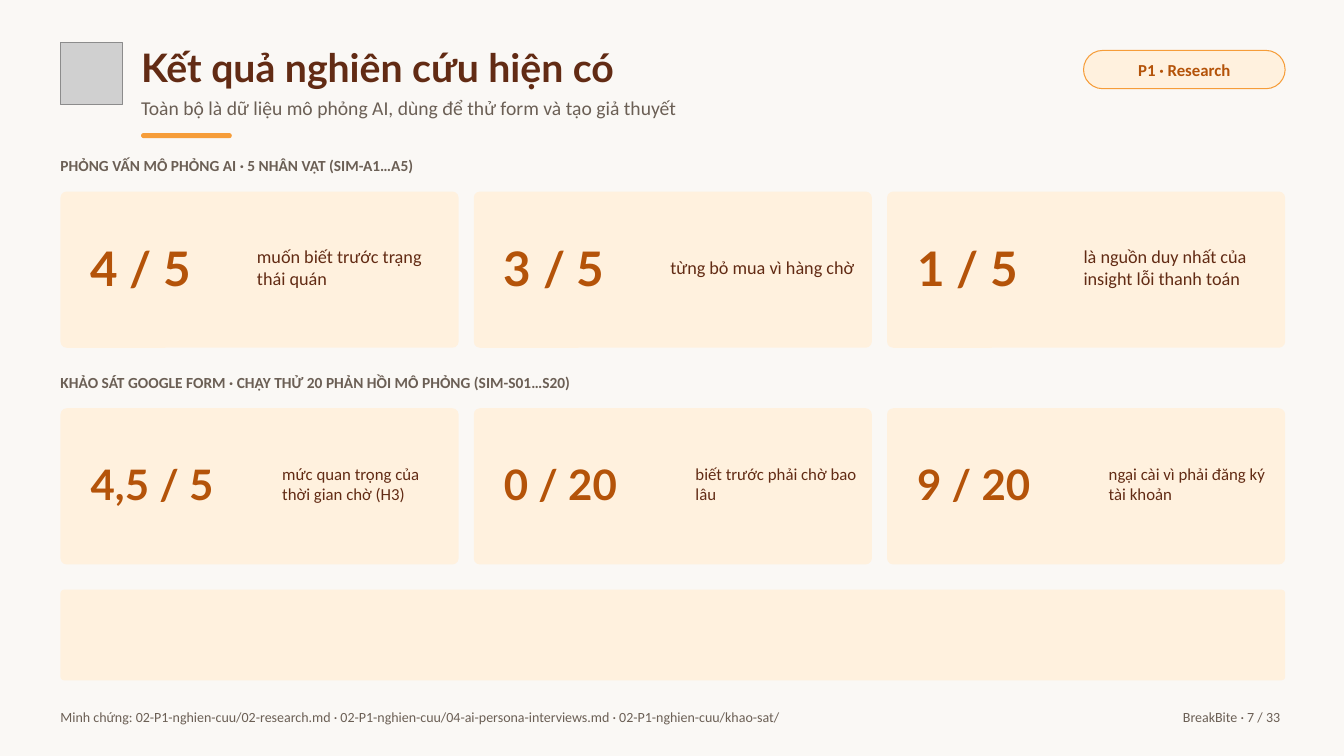
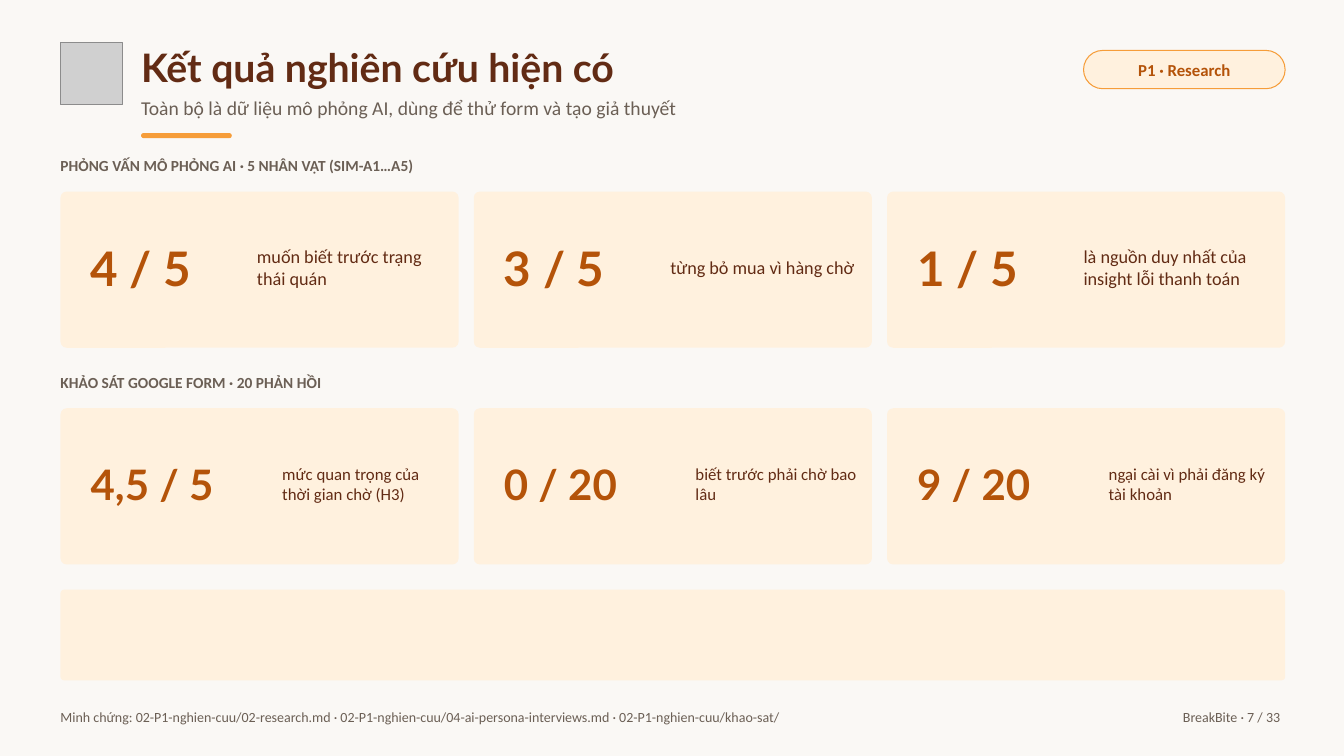
Before and after one commit to baonv0817/PRM323-Lab2-Group2, a slide deck: slide 7 of 07-trinh-bay/BreakBite_Lab2_Presentation.pptx. Drawn at 1344x756 pixels with LibreOffice and Linux fonts; fonts in the diff are those of the drawing; grey boxes stand for pictures. Boxes give left, top, right and bottom in pixels: in the first picture for what was removed or moved away, otherwise in the second. Text is boxed around its words. In the diff, an @@ line names an element or a change of style, - is before the commit and + after.

```diff
--- a/07-trinh-bay/BreakBite_Lab2_Presentation.pptx
+++ b/07-trinh-bay/BreakBite_Lab2_Presentation.pptx
@@ text at bbox=[60, 375, 321, 388]: text changed @@
-KHẢO SÁT GOOGLE FORM · CHẠY THỬ 20 PHẢN HỒI MÔ PHỎNG (SIM-S01…S20)
+KHẢO SÁT GOOGLE FORM · 20 PHẢN HỒI
```
Also in this commit, not shown: 6 other slides changed, 18 other files.
